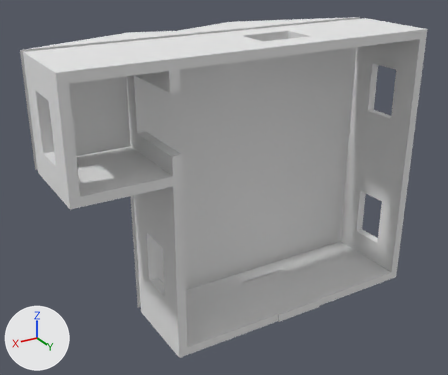
A saved change to the OBJ model Assets/Models/house.obj.
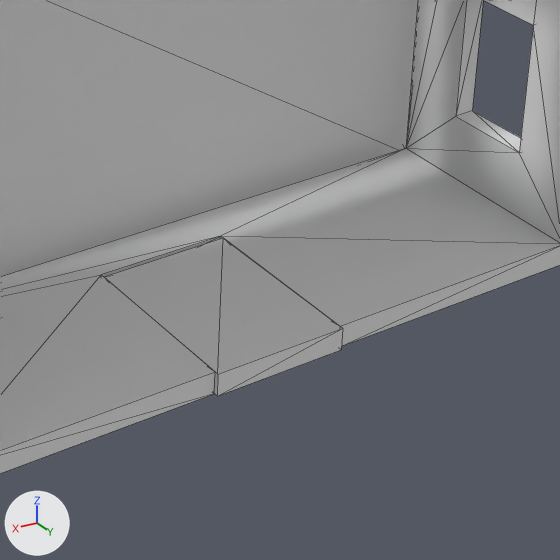
Old and new are each drawn whole from a 50 mm camera at (69.7, 48.9, -12.9) aimed at (35.8, -7.7, -41.2) and again close up on the part from 47% to 87% of the width and 52% to 100% of the height. Arrows for +X, +Y and +Z are at lower left; the lights stay in place. The close-ups show mesh edges as thin lines. Where no turn or scale is listed for an object, it has been applied to the vertices.

Names of what the first close-up shows: 'obj_0'.
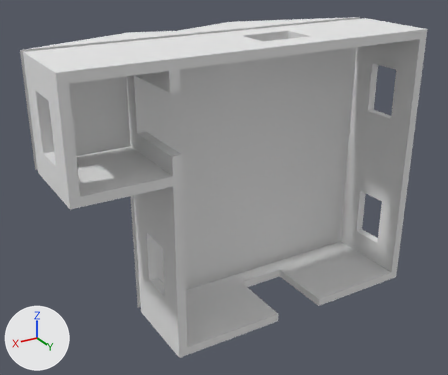
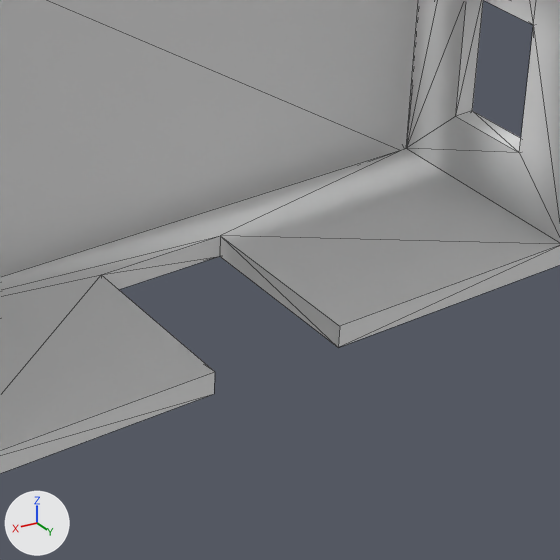
The newer file is also rescaled (x0.4), turned or shifted as a whole; pictures and numbers use the older file's frame.

Edits to the bpy script that builds the scene:
```text
Change me_obj_0:
    used by ob_obj_0; location = (0.0, 0.0, 0.0)
    verts and faces of me_obj_0; kept vertices keep their numbers, new ones are numbered from 104
    before: 26 (33.0, -8.0, -56.0), 34 (27.0, 0.0, -55.0) at pixel (339, 326), 36 (27.0, 0.0, -56.0), 40 (27.0, -8.0, -56.0), 42 (27.0, -8.0, -55.0) at pixel (220, 236)
    before: 77 (33.0, -8.0, -55.0) at pixel (101, 274)
    remove me_obj_0.from_pydata(...)  # 104 vertices, 224 faces; spans x 14.0..56.0, y -16.0..0.2, z -56.0..-24.0
    add me_obj_0.from_pydata(...)  # 96 vertices, 212 faces; spans x 14.0..56.0, y -16.0..0.0, z -56.0..-24.0
    me_obj_0 part 1: the loose piece of 8 vertices spanning x 27.0..33.0, y -7.8..0.2, z -56.0..-55.0 is deleted
    me_obj_0 part 2
    add delete_faces([(34, 42, 40), (34, 40, 36), (26, 40, 42), (26, 42, 77)])
    add faces += [(26, 40, 77), (40, 42, 77), (36, 42, 40), (34, 42, 36)]  # mat_color_15277357 (white #e7e7e7)
    me_obj_0 part 3
    12 faces are deleted
    12 new faces join them, mat_color_15277357 (white #e7e7e7)
    remove me_obj_0.materials.append(mat_color_16089887)  # white #e7e7e7
```

Where the change shows, as pixel boxes (x1, y1, x2, y2) in the close-ups (560 x 560 px; the box of a moved part takes in the faces that stretch with it):
part 1 of me_obj_0, deleted: before (105, 238, 343, 396)
part 2 of me_obj_0, moved or reshaped: before (102, 236, 305, 300); after (102, 236, 340, 347)
part 3 of me_obj_0, moved or reshaped: (484, 0, 536, 25) in both
